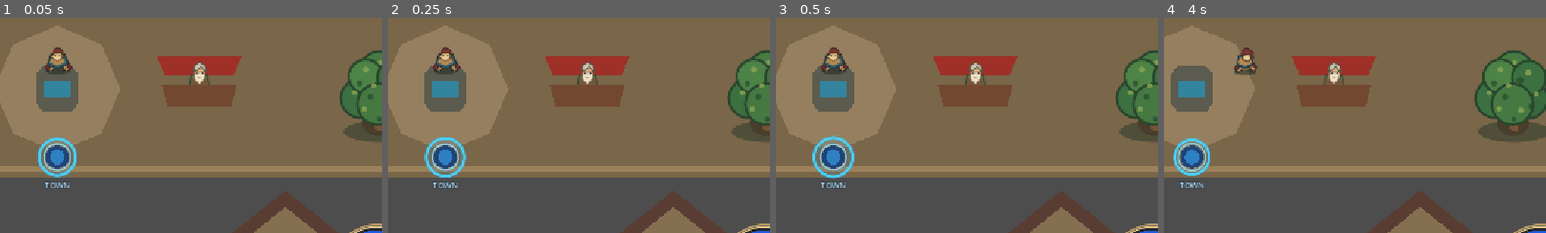
Above: before the commit, frames 1-4 (left to right).
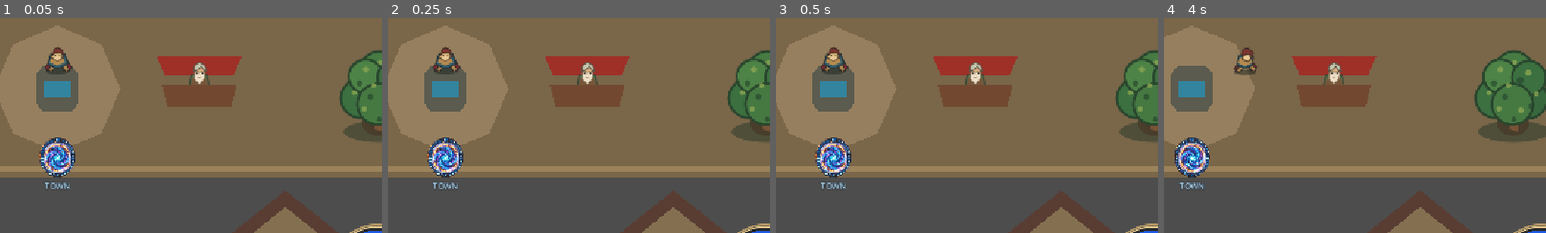
Above: after the commit, the same moments.

Repository: muyari/simple-game-godot
Game: Godot game, scene res://town.tscn
The game is run twice, just before and just after one commit, with the same random seed, the same clock (stepped at 60 frames per second) and the same inputs. This scene is started directly instead of the project's main scene.
Inputs:
- Up to frame 1 (0.05 s): no input
- Up to frame 2 (0.25 s): no input
- Up to frame 3 (0.5 s): no input
- Up to frame 4 (4 s): click "Character (C)" at 0.5 s; click "Inventory (I)" at 1.25 s; tap Enter (ui_accept) at 2, 2.27, 2.75, 3.02, 3.5 s; hold D (move_right) 2.03-2.78 s; tap E at 2.1, 2.85, 3.8 s; hold S (move_down) 2.78-3.53 s; hold D (move_right) from 3.53 s (still down); tap C at 3.6 s
The pictures show only the part of the screen within x 42-92%, y 27-77%; the shares and areas given below are measured in that part.

The runs differ from the first frame. In frame 1, 1.6% of the frame differs, in the area x 9-21%, y 55-80%; in frame 2, 1.7%; in frame 3, 1.8%, in the area x 9-21%, y 54-80%; in frame 4, 1.5%.

Commit message:
updated townportal image and controls

Diff:
--- a/simple-game-godot/GameUI.gd
+++ b/simple-game-godot/GameUI.gd
@@ -12,6 +12,9 @@
 @onready var portal_hint_label: Label = $PortalHintLabel
 @onready var level_complete_label: Label = $LevelCompleteLabel
 @onready var return_to_levels_button: Button = $ReturnToLevelsButton
+var portal_cast_panel: PanelContainer
+var portal_cast_progress_bar: ProgressBar
+var portal_cast_countdown: Label
 @onready var character_menu: Control = $CharacterMenu
 @onready var character_panel: PanelContainer = $CharacterMenu/Panel
 @onready var inventory_panel: PanelContainer = $CharacterMenu/InventoryPanel
@@ -37,6 +40,7 @@
 
 
 func _ready() -> void:
+	_build_portal_cast_bar()
 	_build_inventory_slots()
 	equip_item_button.pressed.connect(_on_equip_item_pressed)
 	var player: Player = get_node("../Player")
@@ -50,6 +54,9 @@
 	player.potion_counts_changed.connect(_update_potion_counts)
 	player.inventory_changed.connect(_on_inventory_changed)
 	player.equipment_changed.connect(_on_equipment_changed)
+	player.town_portal_cast_started.connect(_on_town_portal_cast_started)
+	player.town_portal_cast_progress.connect(_on_town_portal_cast_progress)
+	player.town_portal_cast_cancelled.connect(_on_town_portal_cast_cancelled)
 	player.town_portal_opened.connect(_on_town_portal_opened)
 	player.died.connect(_on_player_died)
 	_on_inventory_changed(player.inventory)
@@ -228,7 +235,81 @@
 
 
 func _on_town_portal_opened() -> void:
+	portal_cast_panel.hide()
+	portal_cast_progress_bar.value = Player.TOWN_PORTAL_CAST_DURATION
+	portal_cast_countdown.text = "%.1f s" % Player.TOWN_PORTAL_CAST_DURATION
 	portal_hint_label.text = "Town portal open - walk into it to travel"
+
+
+func _on_town_portal_cast_started() -> void:
+	portal_cast_progress_bar.max_value = Player.TOWN_PORTAL_CAST_DURATION
+	portal_cast_progress_bar.value = Player.TOWN_PORTAL_CAST_DURATION
+	portal_cast_countdown.text = "%.1f s" % Player.TOWN_PORTAL_CAST_DURATION
+	portal_cast_panel.show()
+	portal_hint_label.text = "Channeling Town Portal (3 seconds)..."
+
+
+func _on_town_portal_cast_progress(remaining: float, duration: float) -> void:
+	portal_cast_progress_bar.max_value = duration
+	portal_cast_progress_bar.value = remaining
+	portal_cast_countdown.text = "%.1f s" % remaining
+
+
+func _on_town_portal_cast_cancelled() -> void:
+	portal_cast_panel.hide()
+	portal_cast_progress_bar.value = Player.TOWN_PORTAL_CAST_DURATION
+	portal_cast_countdown.text = "%.1f s" % Player.TOWN_PORTAL_CAST_DURATION
+	portal_hint_label.text = "Town Portal interrupted"
+
+
+func _build_portal_cast_bar() -> void:
+	portal_cast_panel = PanelContainer.new()
+	portal_cast_panel.set_anchors_and_offsets_preset(Control.PRESET_CENTER_TOP)
+	portal_cast_panel.offset_left = -190.0
+	portal_cast_panel.offset_top = 94.0
+	portal_cast_panel.offset_right = 190.0
+	portal_cast_panel.offset_bottom = 166.0
+	portal_cast_panel.visible = false
+
+	var panel_style := StyleBoxFlat.new()
+	panel_style.bg_color = Color(0.045, 0.075, 0.11, 0.94)
+	panel_style.set_border_width_all(2)
+	panel_style.border_color = Color(0.28, 0.72, 0.94, 1.0)
+	panel_style.set_corner_radius_all(6)
+	panel_style.content_margin_left = 12.0
+	panel_style.content_margin_right = 12.0
+	panel_style.content_margin_top = 8.0
+	panel_style.content_margin_bottom = 8.0
+	portal_cast_panel.add_theme_stylebox_override("panel", panel_style)
+	add_child(portal_cast_panel)
+
+	var contents := VBoxContainer.new()
+	contents.add_theme_constant_override("separation", 4)
+	portal_cast_panel.add_child(contents)
+
+	var title := Label.new()
+	title.text = "Channeling Town Portal"
+	title.horizontal_alignment = HORIZONTAL_ALIGNMENT_CENTER
+	title.add_theme_color_override("font_color", Color("#b9eaff"))
+	contents.add_child(title)
+
+	var progress_row := HBoxContainer.new()
+	progress_row.add_theme_constant_override("separation", 10)
+	contents.add_child(progress_row)
+
+	portal_cast_progress_bar = ProgressBar.new()
+	portal_cast_progress_bar.custom_minimum_size = Vector2(300.0, 18.0)
+	portal_cast_progress_bar.min_value = 0.0
+	portal_cast_progress_bar.max_value = Player.TOWN_PORTAL_CAST_DURATION
+	portal_cast_progress_bar.value = Player.TOWN_PORTAL_CAST_DURATION
+	portal_cast_progress_bar.show_percentage = false
+	progress_row.add_child(portal_cast_progress_bar)
+
+	portal_cast_countdown = Label.new()
+	portal_cast_countdown.custom_minimum_size.x = 42.0
+	portal_cast_countdown.horizontal_alignment = HORIZONTAL_ALIGNMENT_RIGHT
+	portal_cast_countdown.text = "%.1f s" % Player.TOWN_PORTAL_CAST_DURATION
+	progress_row.add_child(portal_cast_countdown)
 
 
 func _on_level_completed() -> void:
--- a/simple-game-godot/Player.gd
+++ b/simple-game-godot/Player.gd
@@ -6,6 +6,9 @@
 signal potion_counts_changed(health_count: int, mana_count: int, health_refill: float, mana_refill: float)
 signal inventory_changed(items: Array[ItemData])
 signal equipment_changed(equipment: Dictionary)
+signal town_portal_cast_started
+signal town_portal_cast_progress(remaining: float, duration: float)
+signal town_portal_cast_cancelled
 signal town_portal_opened
 signal died
 
@@ -28,6 +31,7 @@
 const MAX_POTIONS = 3
 const POTION_REFILL_TIME = 10.0
 const POTION_EFFECT_TIME = 3.0
+const TOWN_PORTAL_CAST_DURATION = 3.0
 const FIREBALL_SCENE = preload("res://fireball.tscn")
 const WARRIOR_SHEET = preload("res://textures/warrior_sheet.svg")
 const WITCH_SHEET = preload("res://textures/witch_sheet.svg")
@@ -55,11 +59,14 @@
 var animation_time := 0.0
 var attack_time_remaining := 0.0
 var attack_hit_applied := false
-var town_portal_open := false
+var town_portal: Portal
+var town_portal_cast_time_remaining := 0.0
+var is_casting_town_portal := false
 
 @onready var sprite: Sprite2D = $Sprite2D
 @onready var sword: Node2D = $Sword
 @onready var wand: Node2D = $Wand
+@onready var portal_cast_effect: Node2D = $PortalCastEffect
 
 
 func _ready() -> void:
@@ -90,6 +97,25 @@
 	_update_potion_refills(delta)
 	_update_potion_effects(delta)
 
+	if is_casting_town_portal:
+		velocity = Vector2.ZERO
+		animation_time = 0.0
+		town_portal_cast_time_remaining = maxf(
+			town_portal_cast_time_remaining - delta,
+			0.0
+		)
+		town_portal_cast_progress.emit(
+			town_portal_cast_time_remaining,
+			TOWN_PORTAL_CAST_DURATION
+		)
+		_update_sprite(false)
+		move_and_slide()
+		if town_portal_cast_time_remaining == 0.0:
+			is_casting_town_portal = false
+			portal_cast_effect.stop()
+			_spawn_town_portal()
+		return
+
 	var direction := Input.get_vector("move_left", "move_right", "move_up", "move_down")
 	if direction != Vector2.ZERO:
 		velocity = velocity.move_toward(direction * SPEED, ACCELERATION * delta)
@@ -127,11 +153,33 @@
 
 
 func _open_town_portal() -> void:
-	if town_portal_open:
-		return
 	var current_scene_path := get_tree().current_scene.scene_file_path
 	if current_scene_path not in ["res://main.tscn", "res://desert.tscn"]:
 		return
+	if is_casting_town_portal:
+		return
+
+	is_casting_town_portal = true
+	town_portal_cast_time_remaining = TOWN_PORTAL_CAST_DURATION
+	velocity = Vector2.ZERO
+	attack_time_remaining = 0.0
+	sword.hide()
+	wand.hide()
+	portal_cast_effect.play()
+	town_portal_cast_started.emit()
+
+
+func _spawn_town_portal() -> void:
+	var current_scene_path := get_tree().current_scene.scene_file_path
+	if current_scene_path not in ["res://main.tscn", "res://desert.tscn"]:
+		return
+
+	var current_scene := get_tree().current_scene
+	if is_instance_valid(town_portal):
+		if town_portal.get_parent() == current_scene:
+			current_scene.remove_child(town_portal)
+		town_portal.queue_free()
+		town_portal = null
 
 	var portal := PORTAL_SCENE.instantiate() as Portal
 	if portal == null:
@@ -142,10 +190,20 @@
 	portal.destination_position = TOWN_ARRIVAL_POSITION
 	get_tree().set_meta(TOWN_RETURN_SCENE_META, current_scene_path)
 	get_tree().set_meta(TOWN_RETURN_POSITION_META, global_position)
-	get_tree().current_scene.add_child(portal)
+	current_scene.add_child(portal)
 	portal.global_position = global_position + facing * 64.0
-	town_portal_open = true
+	town_portal = portal
 	town_portal_opened.emit()
+
+
+func _cancel_town_portal_cast() -> void:
+	if not is_casting_town_portal:
+		return
+
+	is_casting_town_portal = false
+	town_portal_cast_time_remaining = 0.0
+	portal_cast_effect.stop()
+	town_portal_cast_cancelled.emit()
 
 
 func _cast_fireball() -> void:
@@ -403,6 +461,8 @@
 		return
 
 	var reduced_damage := maxi(amount - get_damage_reduction(), 0)
+	if reduced_damage > 0:
+		_cancel_town_portal_cast()
 	health = maxi(health - reduced_damage, 0)
 	health_changed.emit(health, MAX_HEALTH)
 	if health == 0:
--- a/simple-game-godot/Portal.gd
+++ b/simple-game-godot/Portal.gd
@@ -4,38 +4,41 @@
 @export_file("*.tscn") var destination_scene := ""
 @export var destination_position := Vector2.ZERO
 
-var pulse_time := 0.0
+@onready var interaction_prompt: Label = $InteractionPrompt
+
+var nearby_player: Player
 var is_transitioning := false
 
 
 func _ready() -> void:
 	body_entered.connect(_on_body_entered)
+	body_exited.connect(_on_body_exited)
+	interaction_prompt.hide()
 
 
-func _process(delta: float) -> void:
-	pulse_time += delta
-	queue_redraw()
+func _unhandled_input(event: InputEvent) -> void:
+	if is_instance_valid(nearby_player) and not is_transitioning \
+			and event is InputEventKey and event.pressed \
+			and not event.echo and event.keycode == KEY_E:
+		if destination_scene.is_empty() or not ResourceLoader.exists(destination_scene):
+			push_error("Portal destination scene does not exist: %s" % destination_scene)
+			return
 
-
-func _draw() -> void:
-	var center := Vector2.ZERO
-	var pulse := sin(pulse_time * 3.0) * 2.0
-	draw_circle(center, 31.0 + pulse, Color(0.15, 0.62, 0.92, 0.16))
-	draw_arc(center, 27.0 + pulse, 0.0, TAU, 64, Color(0.28, 0.83, 1.0, 0.95), 4.0, true)
-	draw_arc(center, 20.0 - pulse * 0.4, 0.0, TAU, 64, Color(0.62, 0.91, 1.0, 0.8), 2.0, true)
-	draw_circle(center, 17.0, Color(0.08, 0.24, 0.48, 0.88))
-	draw_circle(center, 11.0, Color(0.2, 0.58, 0.86, 0.75))
+		is_transitioning = true
+		call_deferred("_change_scene", nearby_player)
+		get_viewport().set_input_as_handled()
 
 
 func _on_body_entered(body: Node2D) -> void:
-	if is_transitioning or not body is Player:
-		return
-	if destination_scene.is_empty() or not ResourceLoader.exists(destination_scene):
-		push_error("Portal destination scene does not exist: %s" % destination_scene)
-		return
+	if body is Player and not is_instance_valid(nearby_player):
+		nearby_player = body as Player
+		interaction_prompt.show()
 
-	is_transitioning = true
-	call_deferred("_change_scene", body as Player)
+
+func _on_body_exited(body: Node2D) -> void:
+	if body == nearby_player:
+		nearby_player = null
+		interaction_prompt.hide()
 
 
 func _change_scene(player: Player) -> void:
--- /dev/null
+++ b/simple-game-godot/PortalCastEffect.gd
@@ -0,0 +1,45 @@
+extends Node2D
+
+var animation_time := 0.0
+
+
+func _process(delta: float) -> void:
+	if not visible:
+		return
+
+	animation_time += delta
+	queue_redraw()
+
+
+func _draw() -> void:
+	var pulse := sin(animation_time * 8.0) * 3.0
+	var spin := animation_time * 3.5
+	for ring_index in range(3):
+		var start_angle := spin + ring_index * TAU / 3.0
+		draw_arc(
+			Vector2(0.0, -5.0),
+			24.0 + ring_index * 6.0 + pulse,
+			start_angle,
+			start_angle + 1.55,
+			24,
+			Color(0.35, 0.8, 1.0, 0.8 - ring_index * 0.16),
+			2.5,
+			true
+		)
+
+	for mote_index in range(6):
+		var angle := spin * 1.7 + mote_index * TAU / 6.0
+		var radius := 30.0 + sin(animation_time * 5.0 + mote_index) * 5.0
+		var mote_position := Vector2.from_angle(angle) * radius + Vector2(0.0, -5.0)
+		draw_circle(mote_position, 2.5, Color(0.74, 0.94, 1.0, 0.9))
+
+
+func play() -> void:
+	animation_time = 0.0
+	show()
+	queue_redraw()
+
+
+func stop() -> void:
+	hide()
+	queue_redraw()
--- /dev/null
+++ b/simple-game-godot/level_1_forest.tscn
@@ -0,0 +1,5 @@
+[gd_scene format=3 uid="uid://cqwv8pjvdeocp"]
+
+[ext_resource type="PackedScene" uid="uid://cuwu2qi230yh3" path="res://main.tscn" id="1_5ru83"]
+
+[node name="Level1Forest" unique_id=552572067 instance=ExtResource("1_5ru83")]
--- a/simple-game-godot/player.tscn
+++ b/simple-game-godot/player.tscn
@@ -2,6 +2,7 @@
 
 [ext_resource type="Script" uid="uid://b8osi1eosh0mx" path="res://Player.gd" id="1_4flbx"]
 [ext_resource type="Texture2D" path="res://textures/warrior_sheet.svg" id="2_warrior"]
+[ext_resource type="Script" path="res://PortalCastEffect.gd" id="3_portal_cast"]
 
 [sub_resource type="CapsuleShape2D" id="CapsuleShape2D_player"]
 radius = 12.0
@@ -19,6 +20,11 @@
 texture = ExtResource("2_warrior")
 region_enabled = true
 region_rect = Rect2(0, 0, 64, 64)
+
+[node name="PortalCastEffect" type="Node2D" parent="."]
+visible = false
+z_index = 2
+script = ExtResource("3_portal_cast")
 
 [node name="CollisionShape2D" type="CollisionShape2D" parent="." unique_id=1970016250]
 shape = SubResource("CapsuleShape2D_player")
--- a/simple-game-godot/portal.tscn
+++ b/simple-game-godot/portal.tscn
@@ -1,6 +1,7 @@
 [gd_scene format=3]
 
 [ext_resource type="Script" path="res://Portal.gd" id="1_portal"]
+[ext_resource type="Texture2D" path="res://textures/town_portal.png" id="2_portal_art"]
 
 [sub_resource type="CircleShape2D" id="CircleShape2D_portal"]
 radius = 30.0
@@ -10,17 +11,34 @@
 collision_mask = 1
 script = ExtResource("1_portal")
 
+[node name="Artwork" type="Sprite2D" parent="."]
+z_index = -1
+texture = ExtResource("2_portal_art")
+scale = Vector2(0.12, 0.12)
+
 [node name="CollisionShape2D" type="CollisionShape2D" parent="."]
 shape = SubResource("CircleShape2D_portal")
 
 [node name="DestinationLabel" type="Label" parent="."]
 offset_left = -50.0
-offset_top = 34.0
+offset_top = 35.0
 offset_right = 50.0
-offset_bottom = 54.0
+offset_bottom = 53.0
 theme_override_colors/font_color = Color(0.76, 0.92, 1, 1)
 theme_override_colors/font_outline_color = Color(0.05, 0.08, 0.14, 1)
 theme_override_constants/outline_size = 4
 theme_override_font_sizes/font_size = 12
 text = "TOWN"
 horizontal_alignment = 1
+
+[node name="InteractionPrompt" type="Label" parent="."]
+offset_left = -76.0
+offset_top = 51.0
+offset_right = 76.0
+offset_bottom = 71.0
+theme_override_colors/font_color = Color(1, 0.91, 0.68, 1)
+theme_override_colors/font_outline_color = Color(0.05, 0.08, 0.14, 1)
+theme_override_constants/outline_size = 4
+theme_override_font_sizes/font_size = 12
+text = "E  Travel to Town"
+horizontal_alignment = 1
Not shown, added: simple-game-godot/PortalCastEffect.gd.uid
Binary file added: simple-game-godot/textures/town_portal.png
Not shown, added: simple-game-godot/textures/town_portal.png.import
